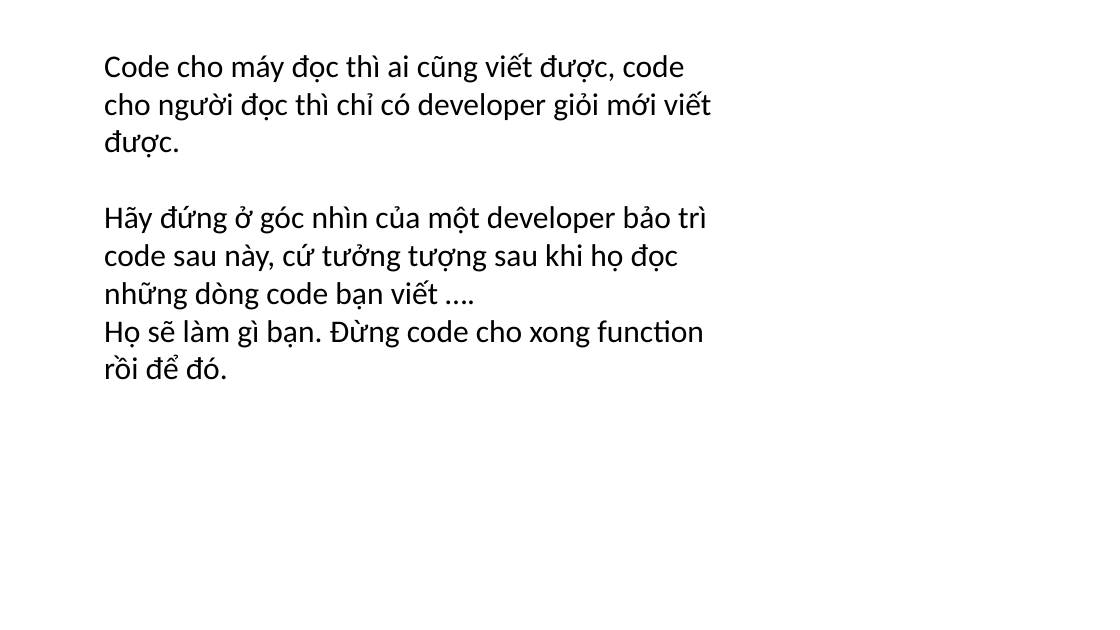
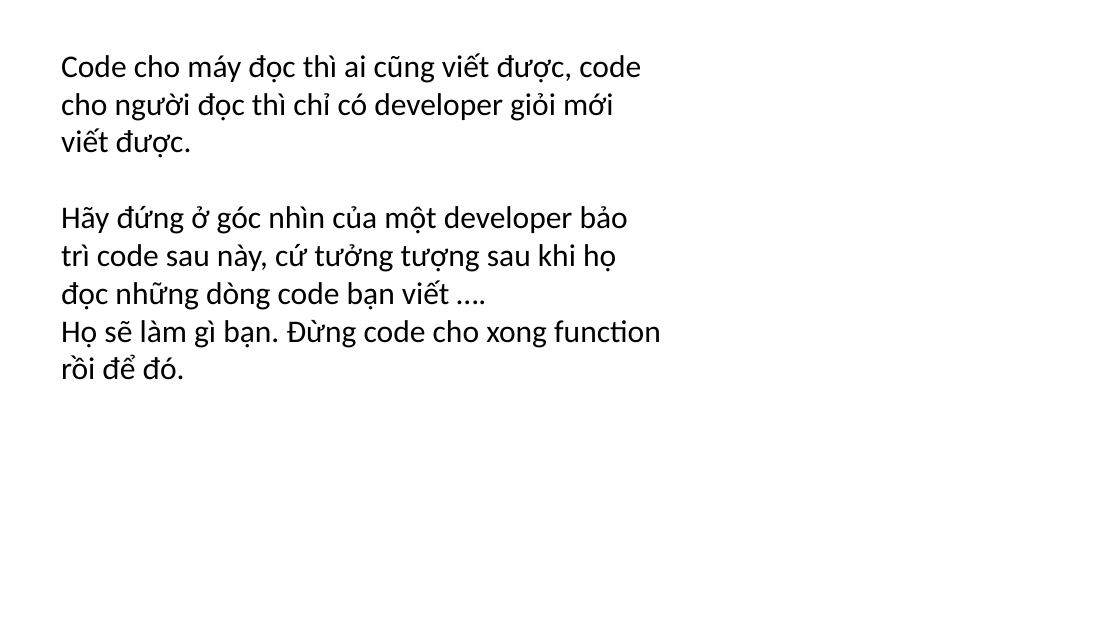
Before and after one commit to quocTuan02/demo, a slide deck: slide 20 of Note/CleanCode.pptx (slide 21 before the commit). Drawn at 1120x630 pixels with LibreOffice and Linux fonts; fonts in the diff are those of the drawing; background and template pictures are left out. Boxes give left, top, right and bottom in pixels: in the first picture for what was removed or moved away, otherwise in the second. Text is boxed around its words. In the diff, an @@ line names an element or a change of style, - is before the commit and + after.

```diff
--- a/Note/CleanCode.pptx
+++ b/Note/CleanCode.pptx
@@ text "Code cho máy đọc thì ..." rewrapped from [104, 53, 711, 380] to [61, 53, 661, 380] @@
```
Also in this commit, not shown: 16 other slides changed, 4 slides added, 5 slides removed.
